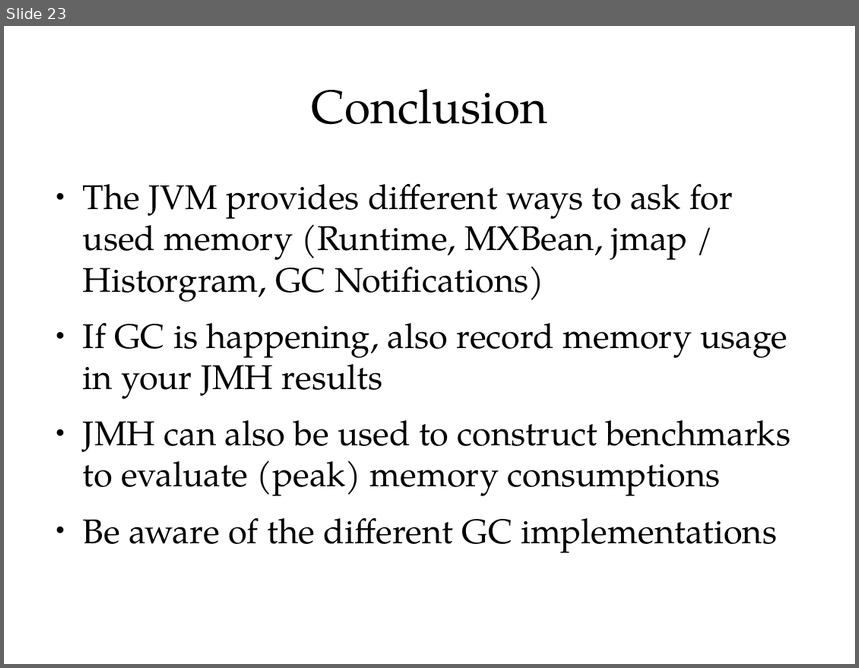
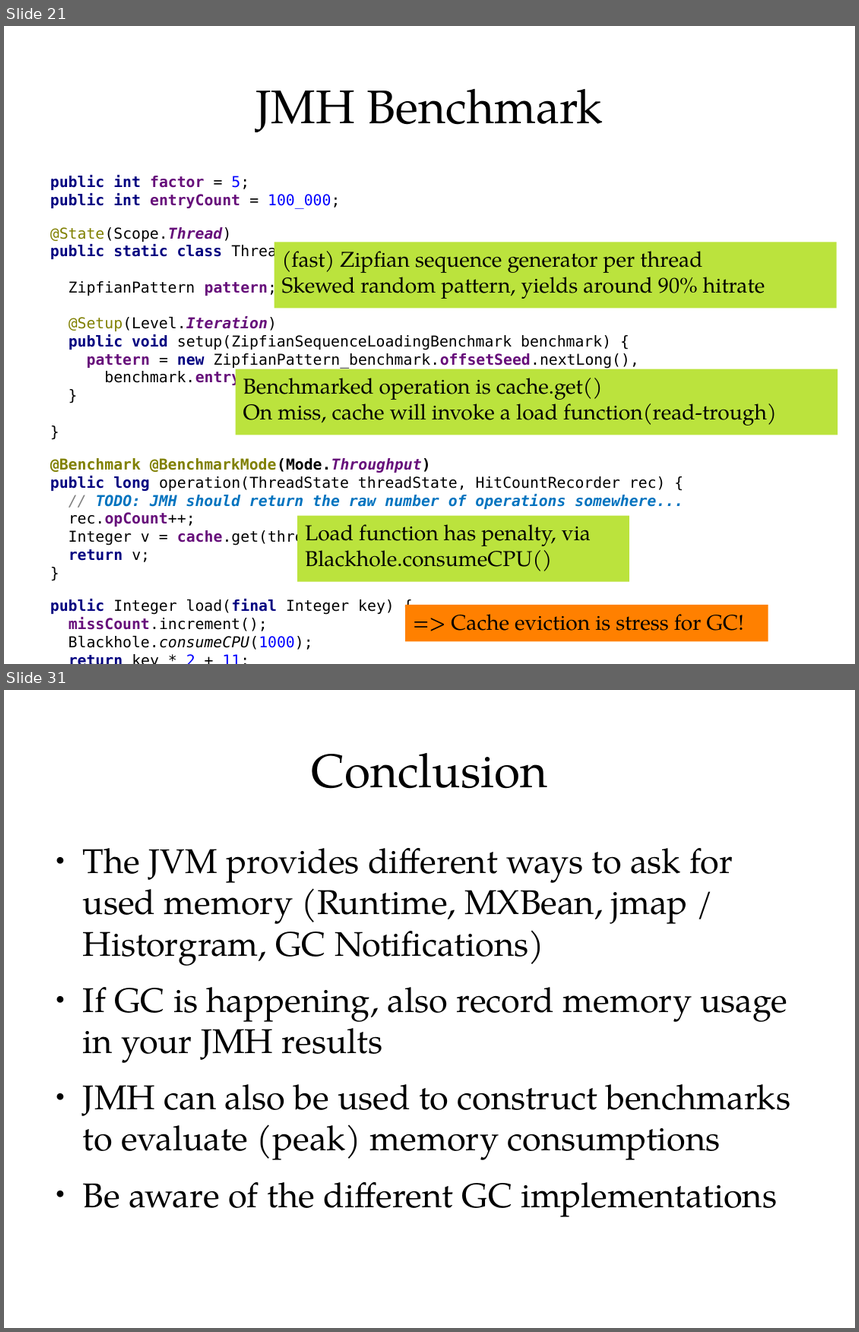
Before and after one commit to cruftex/talk-benchmark-memory, a slide deck: benchmark-memory-with-jmh.odp. Shown one above the other, each under a label of ours: slide 23 before the commit, slides 21 and 31 after it; the slides between them are not shown. The pictures are 859x668 and 859x1332 pixels, drawn with LibreOffice and Linux fonts; fonts in the diff are those of the drawing. Boxes give left, top, right and bottom in pixels: in the first picture for what was removed or moved away, otherwise in the second. Text is boxed around its words. In the diff, an @@ line names an element or a change of style, - is before the commit and + after.

```diff
--- a/benchmark-memory-with-jmh.odp
+++ b/benchmark-memory-with-jmh.odp
@@ slide 21 added at (4,26,855,664), background #FFFFFF @@
@@ title added at (256,89,604,132), 44 pt, text #000000 @@
+JMH Benchmark
@@ text added at (50,175,683,632), 14 pt, text #000000 @@
+public int factor = 5;
+public int entryCount = 100_000;
+@State(Scope.Thread)
+public static class ThreadState {
+ZipfianPattern pattern;
+@Setup(Level.Iteration)
+public void setup(ZipfianSequenceLoadingBenchmark benchmark) {
+pattern = new ZipfianPattern_benchmark.offsetSeed.nextLong(),
+benchmark.entryCount * benchmark.factor);
+}
+}
+@Benchmark @BenchmarkMode(Mode.Throughput)
+public long operation(ThreadState threadState, HitCountRecorder rec) {
+// TODO: JMH should return the raw number of operations somewhere...
+rec.opCount++;
+Integer v = cache.get(threadState.pattern.next());
+return v;
+}
+public Integer load(final Integer key) {
+missCount.increment();
+Blackhole.consumeCPU(1000);
+return key * 2 + 11;
+}
@@ rectangle added at (275,243,837,309), fill #BBE33D, 20 pt, text #000000 @@
+(fast) Zipfian sequence generator per thread
+Skewed random pattern, yields around 90% hitrate
@@ rectangle added at (236,369,838,436), fill #BBE33D, 20 pt, text #000000 @@
+Benchmarked operation is cache.get()
+On miss, cache will invoke a load function(read-trough)
@@ rectangle added at (297,515,629,582), fill #BBE33D, 20 pt, text #000000 @@
+Load function has penalty, via Blackhole.consumeCPU()
@@ rectangle added at (405,605,769,642), fill #FF8000, 20 pt, text #000000 @@
+=> Cache eviction is stress for GC!
@@ what was slide 23 is now slide 31 @@
```
Also in this commit, not shown: 1 slide changed, 10 other slides added, 3 slides removed, 1 other file.
